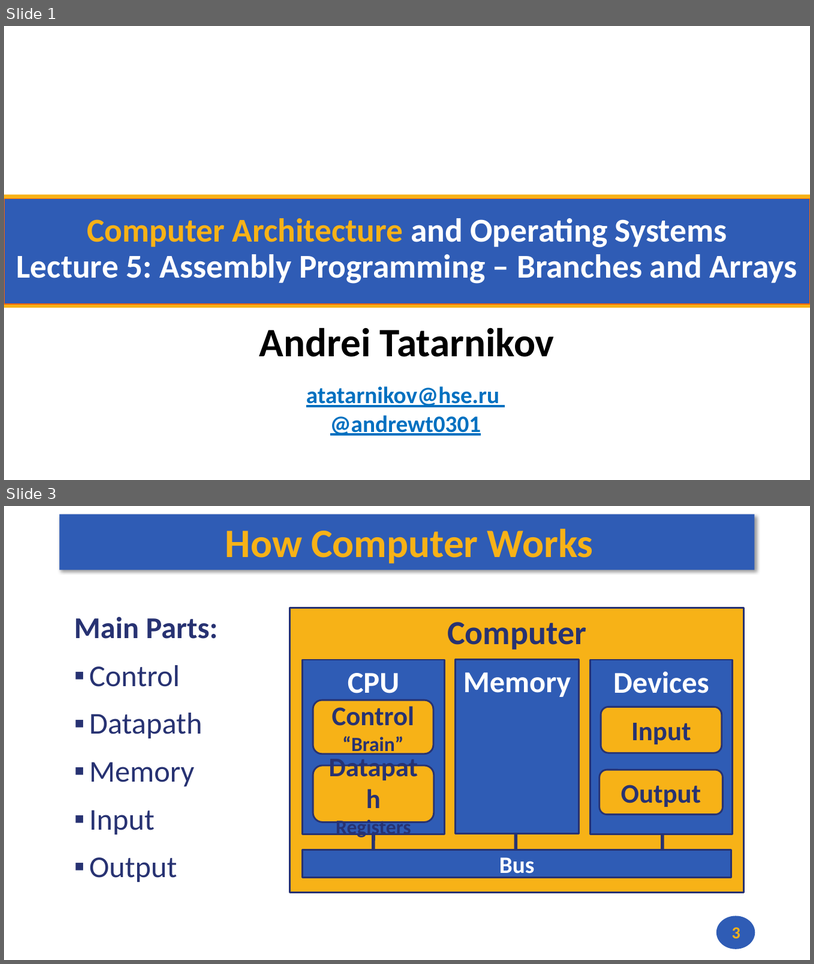
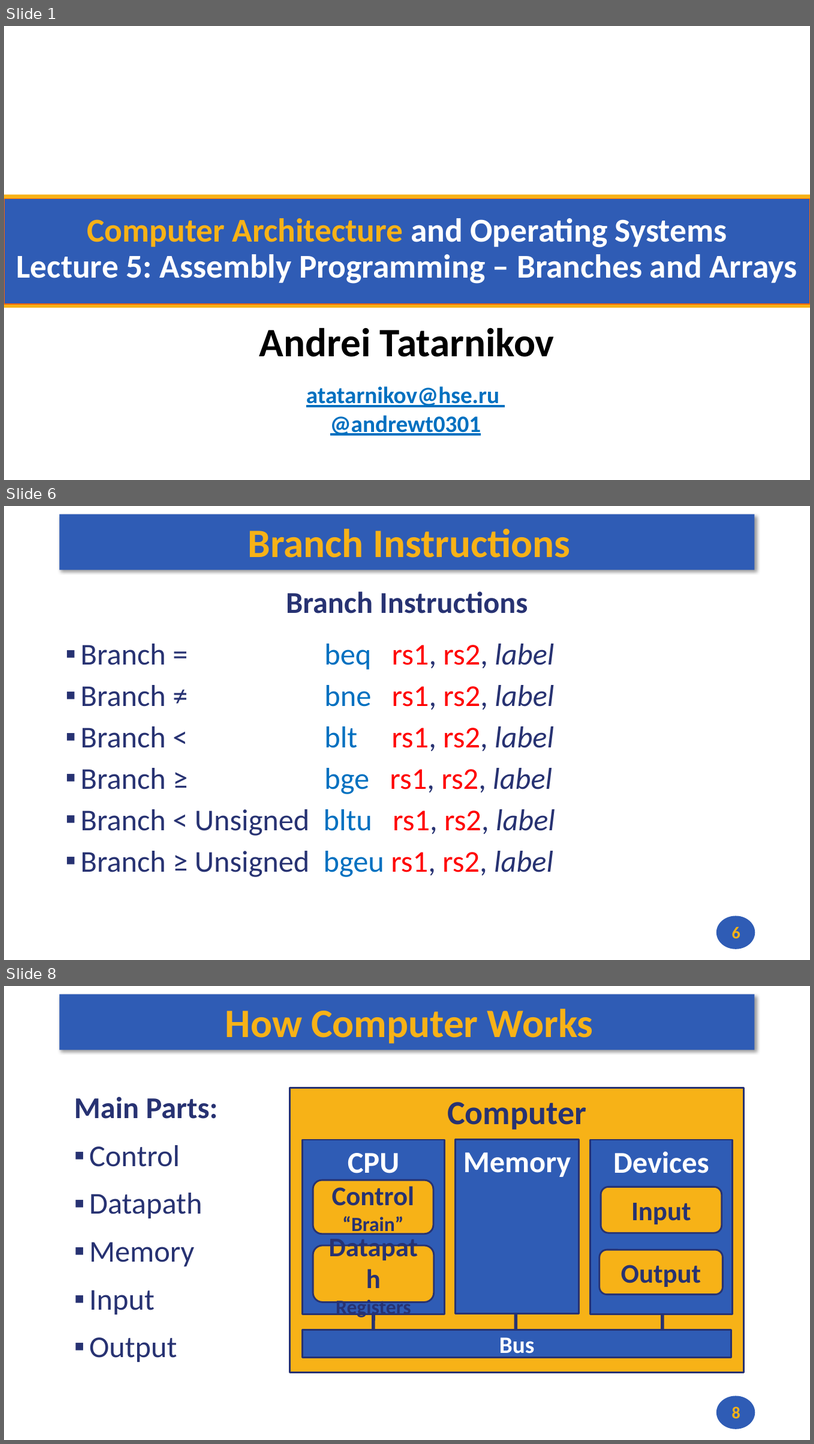
Before and after one commit to andrewt0301/hse-acos-course, a slide deck: docs/part1ca/05_MacrosBranchesArrays/CA_Lecture_05.pptx. Shown one above the other, each under a label of ours: slides 1 and 3 before the commit, slides 1, 6 and 8 after it; the slides between them are not shown. The pictures are 814x964 and 814x1444 pixels, drawn with LibreOffice and Linux fonts; fonts in the diff are those of the drawing; background and template pictures are left out. Boxes give left, top, right and bottom in pixels: in the first picture for what was removed or moved away, otherwise in the second. Text is boxed around its words. In the diff, an @@ line names an element or a change of style, - is before the commit and + after.

```diff
--- a/docs/part1ca/05_MacrosBranchesArrays/CA_Lecture_05.pptx
+++ b/docs/part1ca/05_MacrosBranchesArrays/CA_Lecture_05.pptx
@@ slide 6 added at <box>4,506,810,960</box>, background #FFFFFF; not listed: 2 template elements that a slide beside it also shows @@
@@ title added at <box>248,528,570,558</box>, 48 pt, text #F7B217, bold @@
+Branch Instructions
@@ text added at <box>81,591,555,877</box>, 36 pt, text #273272 @@
+Branch Instructions
+▪ Branch = beq rs1, rs2, label
+▪ Branch ≠ bne rs1, rs2, label
+▪ Branch < blt rs1, rs2, label
+▪ Branch ≥ bge rs1, rs2, label
+▪ Branch < Unsigned bltu rs1, rs2, label
+▪ Branch ≥ Unsigned bgeu rs1, rs2, label
@@ page number added at <box>732,927,741,938</box>, 20 pt, text #F7B217, bold @@
+6
@@ what was slide 3 is now slide 8 @@
@@ page number at <box>732,1406,741,1418</box>: text changed @@
-3
+8
```
Also in this commit, not shown: 1 slide changed, 4 other slides added, 3 other files.
